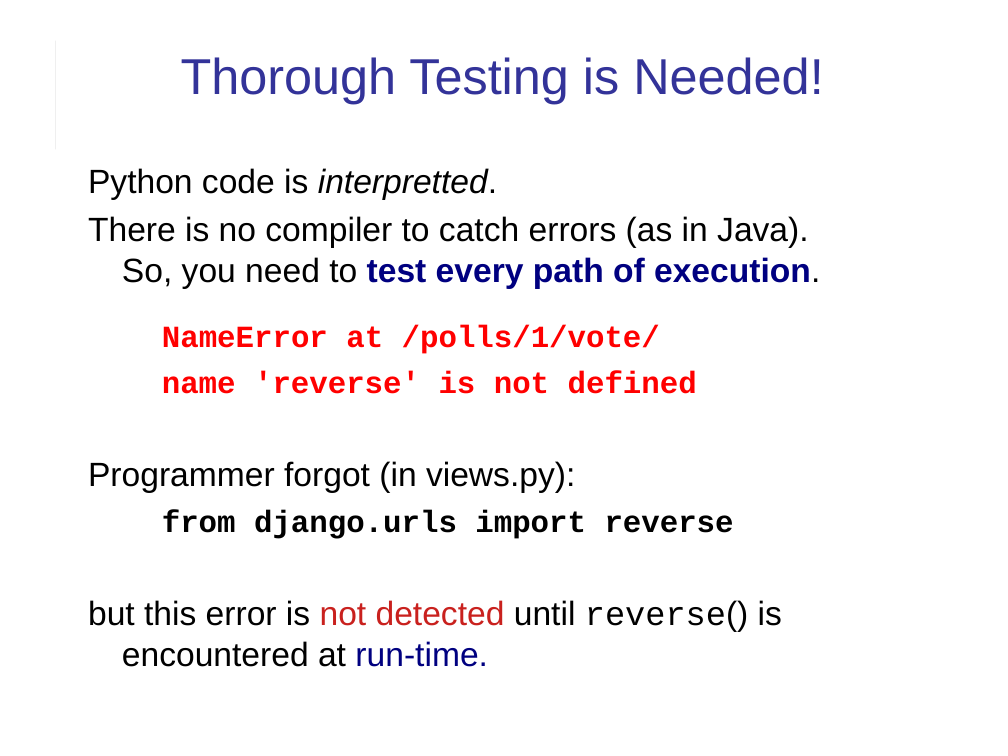
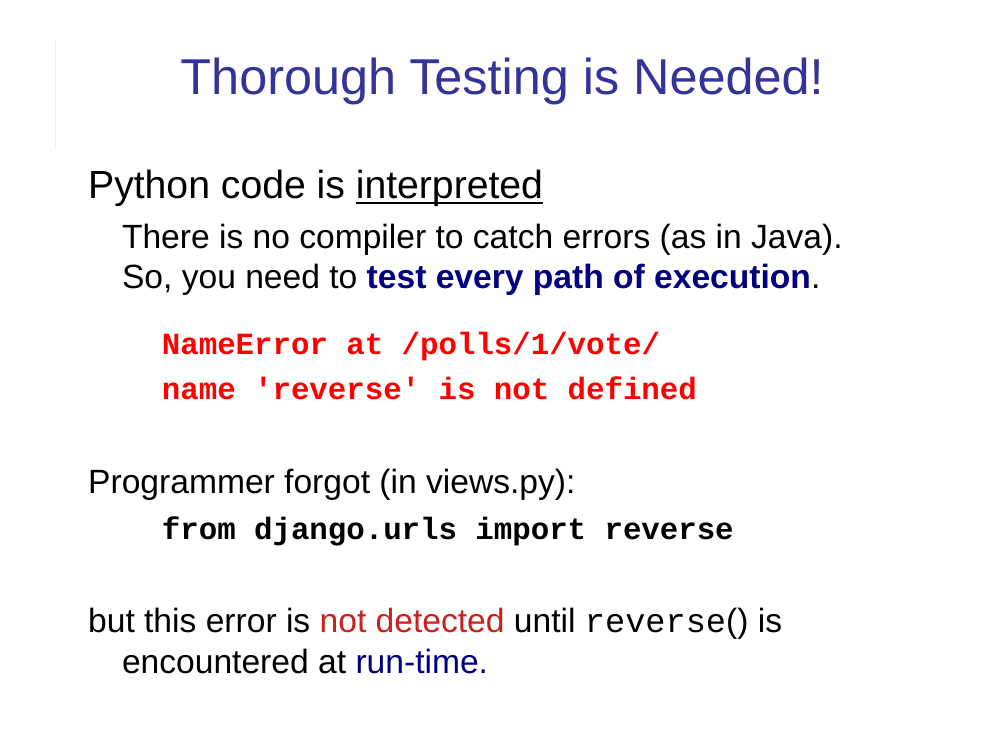
Before and after one commit to cpske/ISP, a slide deck: slide 19 of django/Django-review-1.pptx. Drawn at 1008x756 pixels with LibreOffice and Linux fonts; fonts in the diff are those of the drawing. Boxes give left, top, right and bottom in pixels: in the first picture for what was removed or moved away, otherwise in the second. Text is boxed around its words. In the diff, an @@ line names an element or a change of style, - is before the commit and + after.

```diff
--- a/django/Django-review-1.pptx
+++ b/django/Django-review-1.pptx
@@ text at (88, 169, 543, 206): text changed; size 24 to 28 pt @@
-Python code is interpretted.
+Python code is interpreted
@@ text at (88, 223, 842, 674): indent changed @@
```
Also in this commit, not shown: 14 other slides changed, 5 slides added, 2 slides removed, 2 other files.
